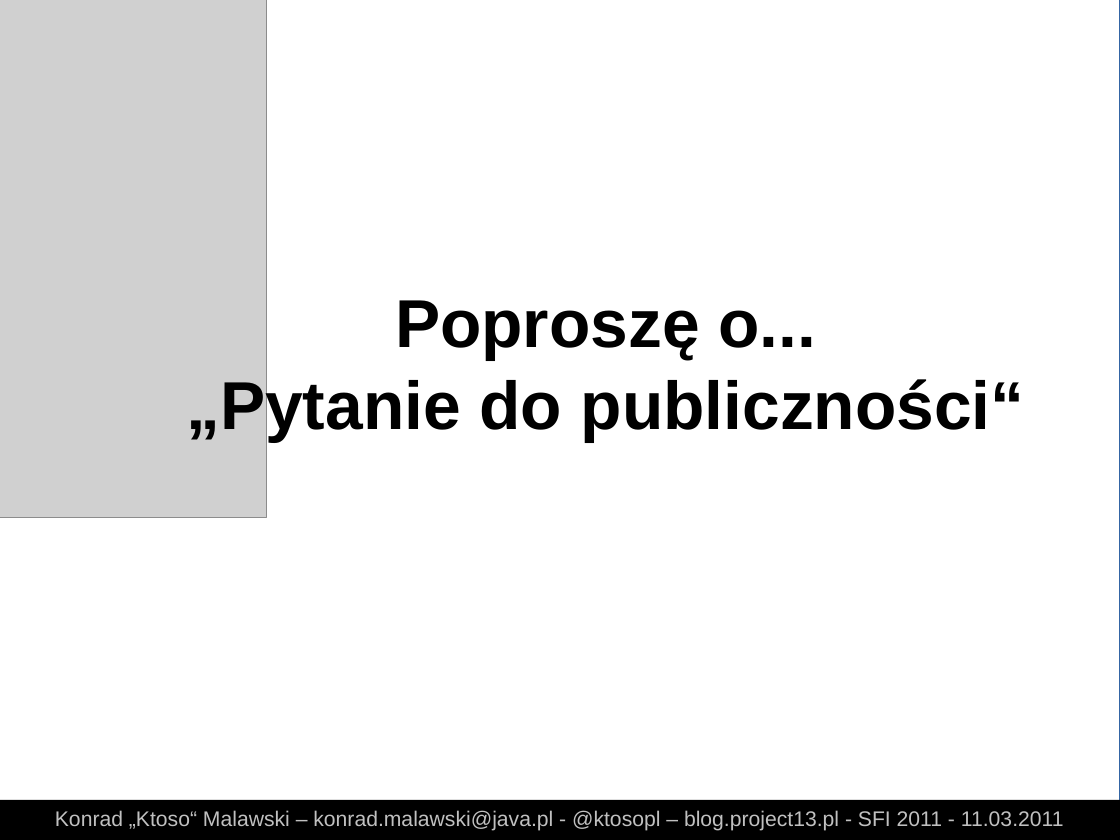
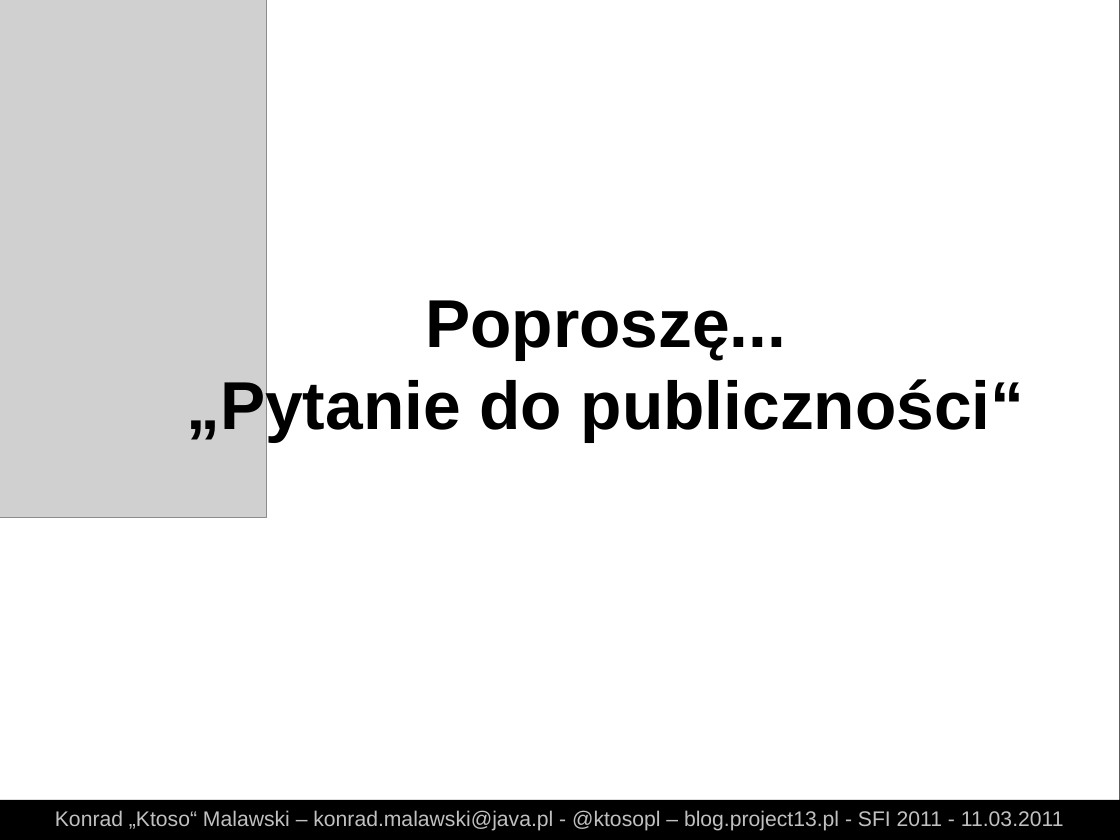
Before and after one commit to ktoso/git-presentation, a slide deck: slide 6 of slides.odp. Drawn at 1120x840 pixels with LibreOffice and Linux fonts; fonts in the diff are those of the drawing; grey boxes stand for pictures. Boxes give left, top, right and bottom in pixels: in the first picture for what was removed or moved away, otherwise in the second. Text is boxed around its words. In the diff, an @@ line names an element or a change of style, - is before the commit and + after.

```diff
--- a/slides.odp
+++ b/slides.odp
@@ text at bbox=[425, 300, 786, 361]: text changed @@
-Poproszę o...
+Poproszę...
```
Also in this commit, not shown: 6 other slides changed, 17 slides added, 20 other files.
